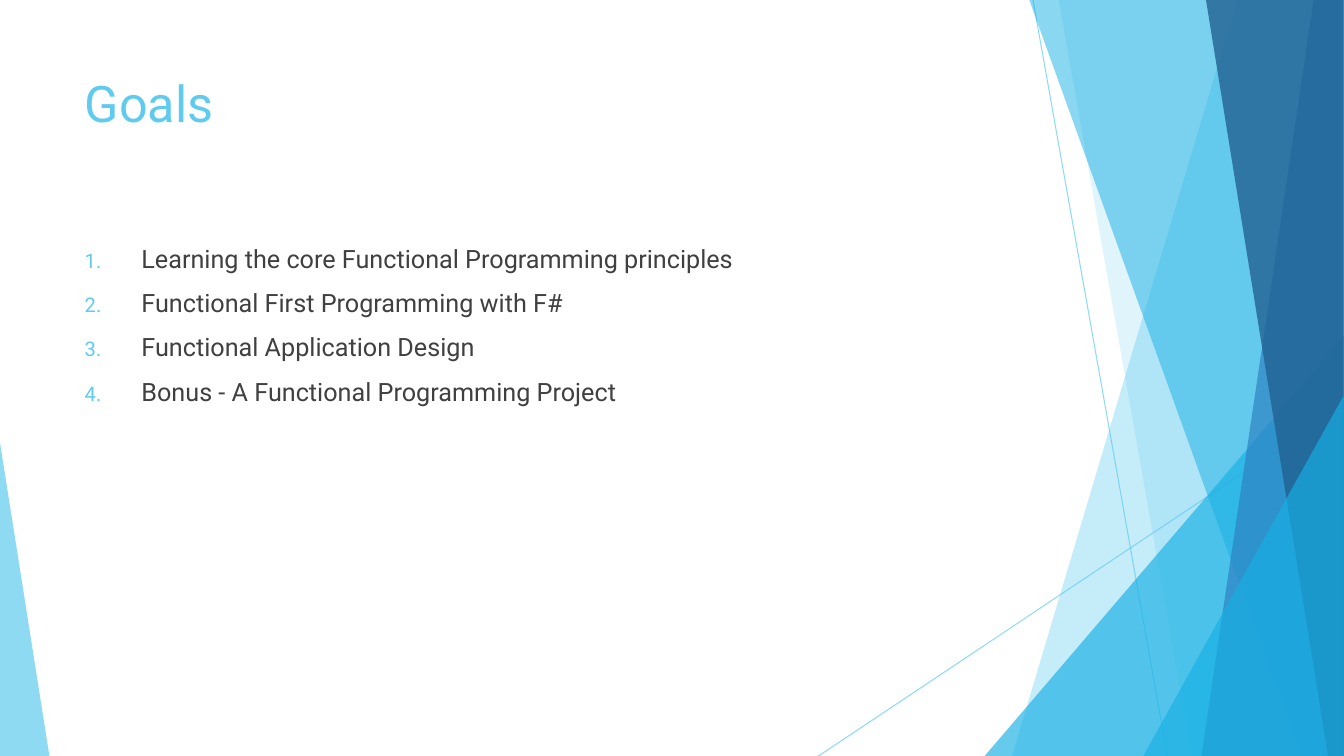
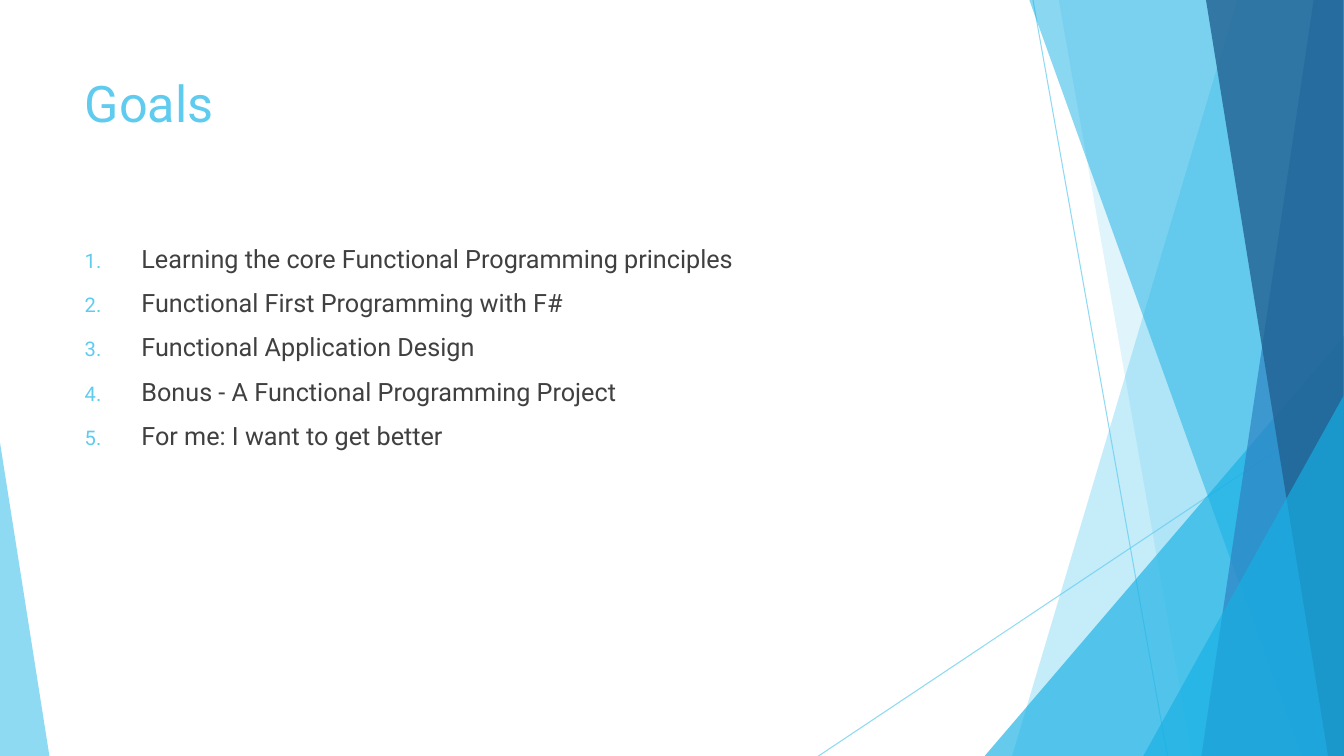
Before and after one commit to j1ebbinflow/FuncCourse, a slide deck: slide 5 of Topics/00 - Start the Func/Functional First Programming with F#.pptx. Drawn at 1344x756 pixels with LibreOffice and Linux fonts; fonts in the diff are those of the drawing. Boxes give left, top, right and bottom in pixels: in the first picture for what was removed or moved away, otherwise in the second. Text is boxed around its words. In the diff, an @@ line names an element or a change of style, - is before the commit and + after.

```diff
--- a/Topics/00 - Start the Func/Functional First Programming with F#.pptx
+++ b/Topics/00 - Start the Func/Functional First Programming with F#.pptx
@@ text at [141, 426, 443, 451]: paragraph added @@
+5. For me: I want to get better
```
Also in this commit, not shown: 3 other slides changed, 2 slides added.
